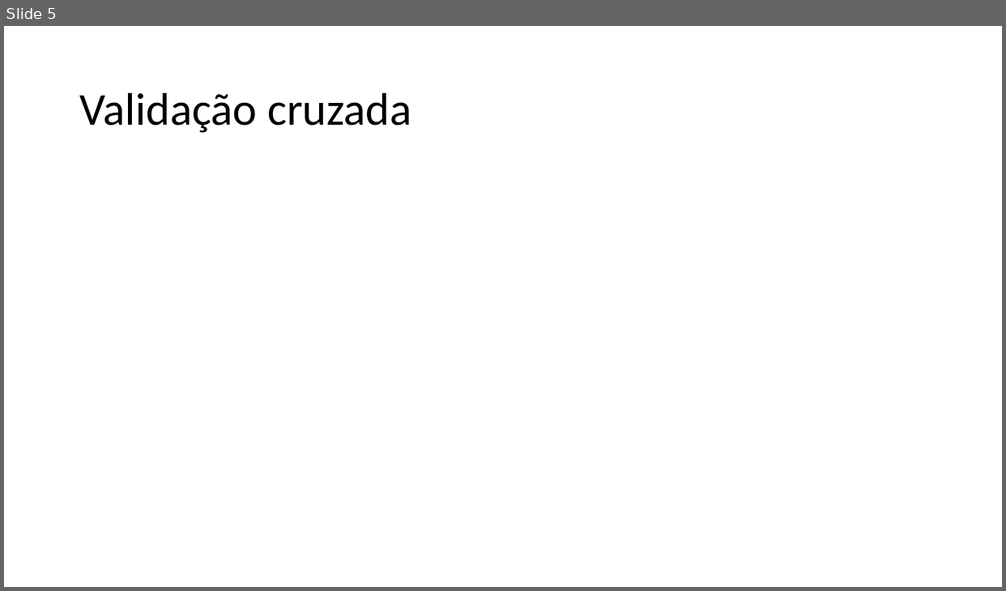
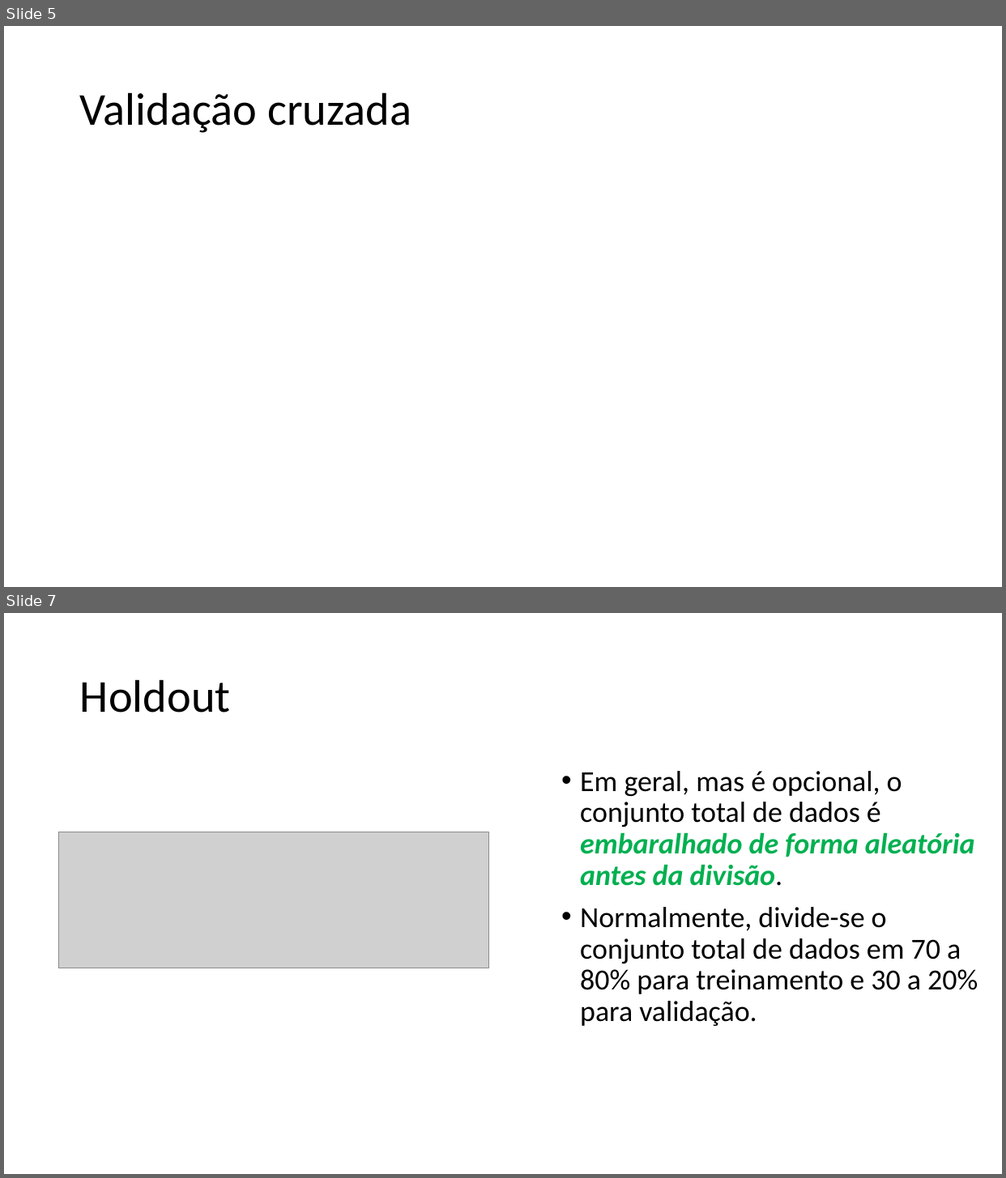
Before and after one commit to zz4fap/t319_aprendizado_de_maquina, a slide deck: slides/T319_Regressão_Linear (Parte V).pptx. Shown one above the other, each under a label of ours: slide 5 before the commit, slides 5 and 7 after it; the slides between them are not shown. The pictures are 1006x591 and 1006x1178 pixels, drawn with LibreOffice and Linux fonts; fonts in the diff are those of the drawing; grey boxes stand for pictures. Boxes give left, top, right and bottom in pixels: in the first picture for what was removed or moved away, otherwise in the second. Text is boxed around its words. In the diff, an @@ line names an element or a change of style, - is before the commit and + after.

```diff
--- a/slides/T319_Regressão_Linear (Parte V).pptx
+++ b/slides/T319_Regressão_Linear (Parte V).pptx
@@ slide 7 added at <box>4,613,1002,1174</box>, background #FFFFFF @@
@@ title added at <box>80,679,231,713</box>, 44 pt, text #000000 @@
+Holdout
@@ text added at <box>580,771,978,1026</box>, 28 pt, text #000000 @@
+• Em geral, mas é opcional, o conjunto total de dados é embaralhado de forma aleatória antes da divisão.
+• Normalmente, divide-se o conjunto total de dados em 70 a 80% para treinamento e 30 a 20% para validação.
@@ picture added at <box>59,833,489,969</box> @@
```
Also in this commit, not shown: 1 slide changed, 1 other file.
